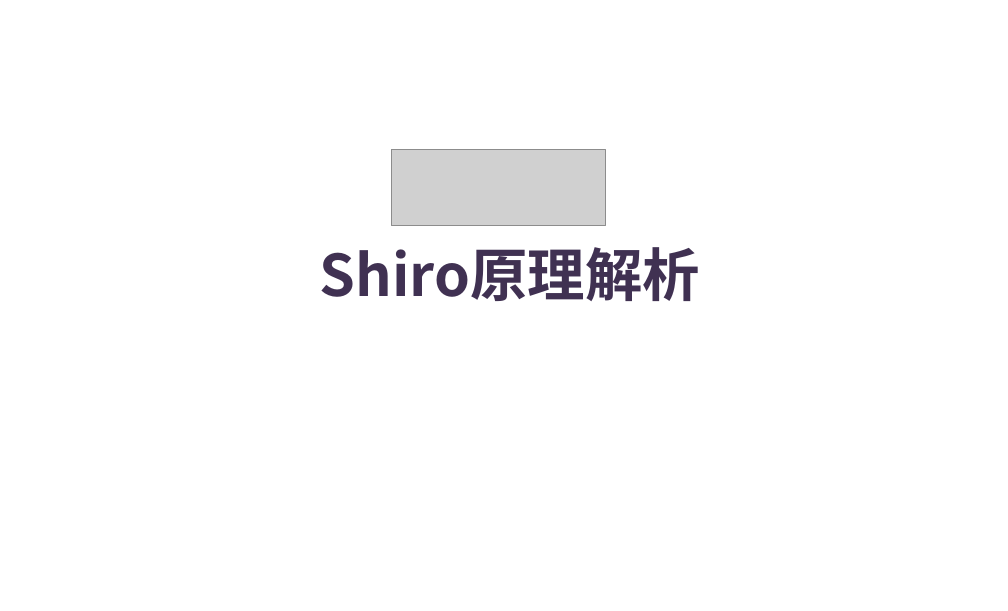
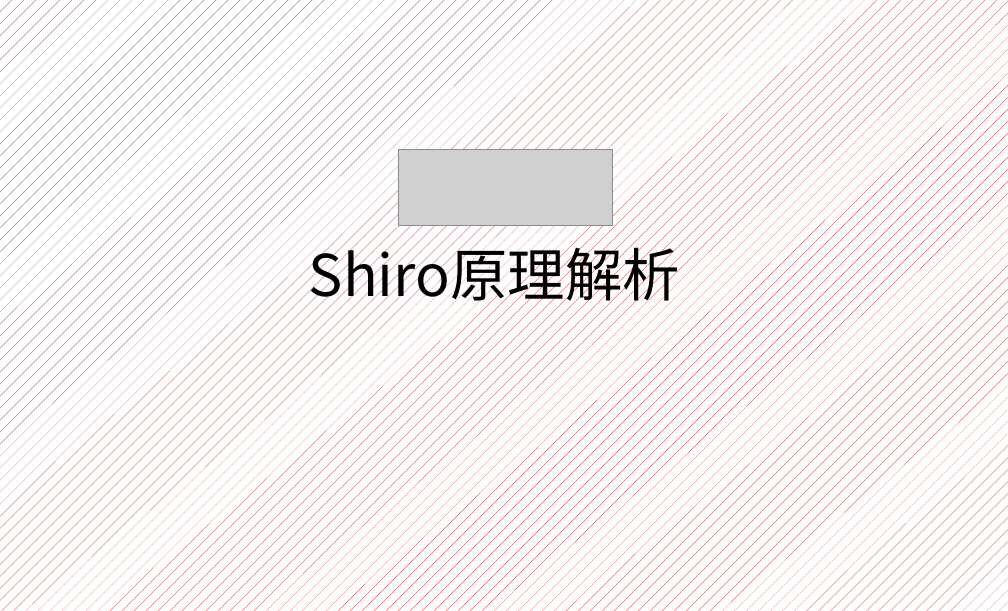
Before and after one commit to yanghaikun/shiro-in-action, a slide deck: slide 1 of shiro原理解析.pptx. Drawn at 1008x611 pixels with LibreOffice and Linux fonts; fonts in the diff are those of the drawing; grey boxes stand for pictures; background and template pictures are left out. Boxes give left, top, right and bottom in pixels: in the first picture for what was removed or moved away, otherwise in the second. Text is boxed around its words. In the diff, an @@ line names an element or a change of style, - is before the commit and + after.

```diff
--- a/shiro原理解析.pptx
+++ b/shiro原理解析.pptx
@@ background picture (left out) to pattern #C00000 on #FFFFFF @@
@@ picture: place and size @@
-picture at bbox=[391, 149, 606, 226]
+picture at bbox=[398, 149, 613, 226]
@@ text "Shiro原理解析": place and size @@
-text "Shiro原理解析" at bbox=[320, 247, 700, 301]
+text "Shiro原理解析" at bbox=[309, 238, 680, 311]
@@ text "Shiro原理解析" at bbox=[309, 238, 680, 311]: text colour #403152 to #000000, bold off @@
```
Also in this commit, not shown: 4 other slides changed, 14 slides added, 23 slides removed.
